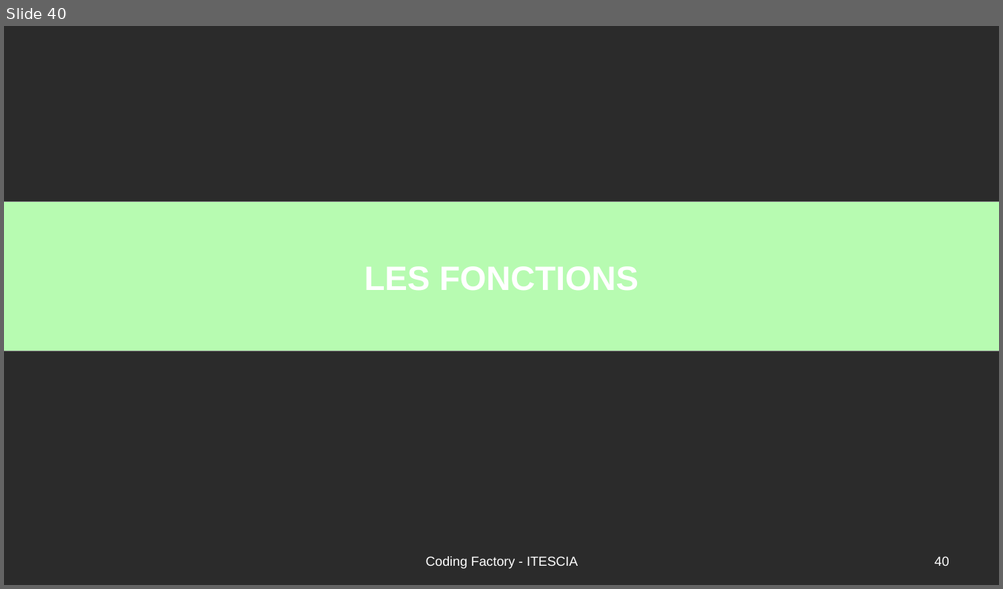
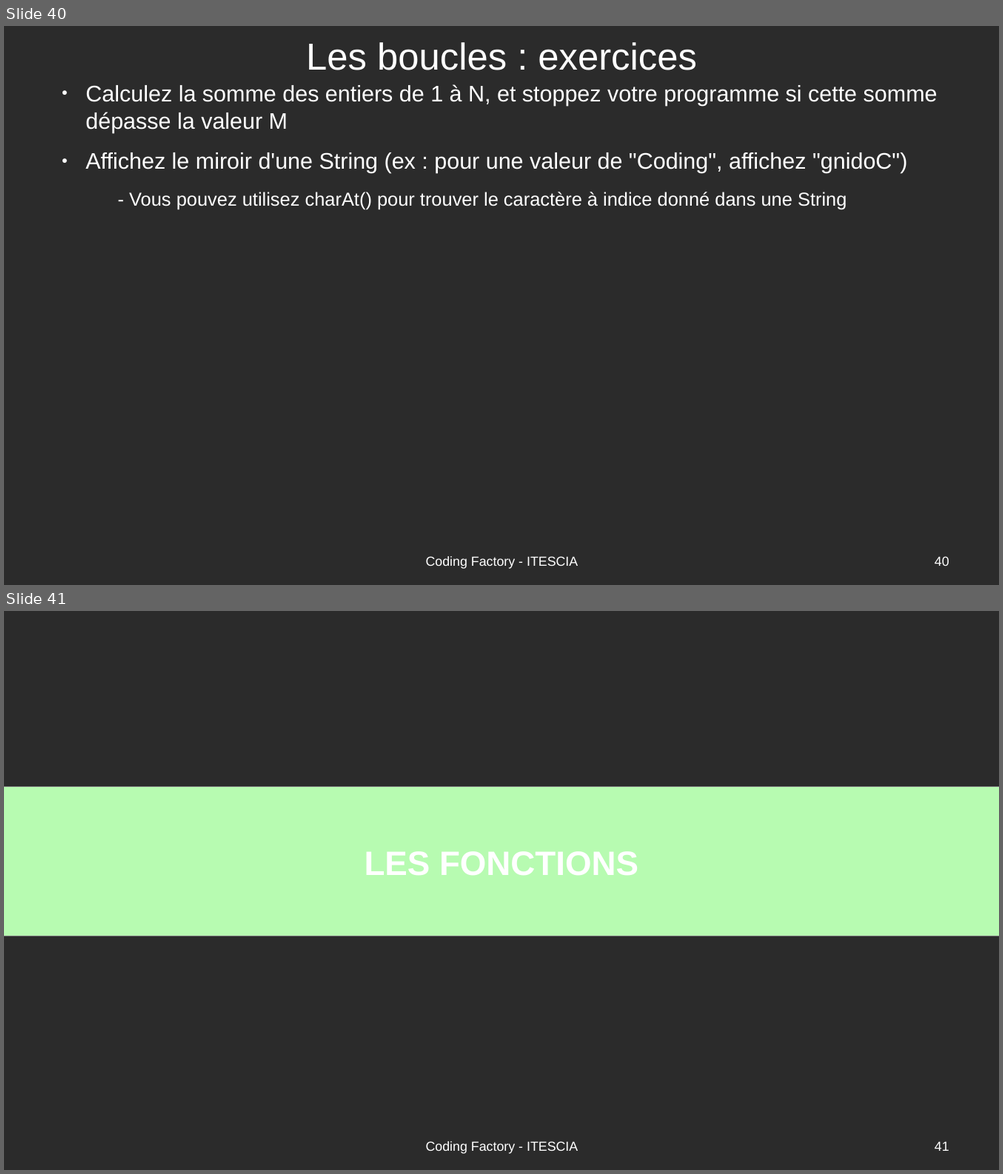
Before and after one commit to Romuald78/codingdojo_studentplugin, a slide deck: resources/doc/piscine_codingfactory-cours.odp. Shown one above the other, each under a label of ours: slide 40 before the commit, slides 40 and 41 after it. The pictures are 1003x589 and 1003x1174 pixels, drawn with LibreOffice and Linux fonts; fonts in the diff are those of the drawing; background and template pictures are left out; a plain dark background stands for a picture behind light text. Boxes give left, top, right and bottom in pixels: in the first picture for what was removed or moved away, otherwise in the second. Text is boxed around its words. In the diff, an @@ line names an element or a change of style, - is before the commit and + after.

Commit message:
Update cours exercices

```diff
--- a/resources/doc/piscine_codingfactory-cours.odp
+++ b/resources/doc/piscine_codingfactory-cours.odp
@@ slide 40 added at [4, 26, 999, 585], background picture (left out) @@
@@ title added at [306, 42, 696, 70], 40 pt, text #FFFFFF @@
+Les boucles : exercices
@@ text added at [85, 84, 937, 210], 24 pt, text #FFFFFF @@
+● Calculez la somme des entiers de 1 à N, et stoppez votre programme si cette somme dépasse la valeur M
+● Affichez le miroir d'une String (ex : pour une valeur de "Coding", affichez "gnidoC")
+  - Vous pouvez utilisez charAt() pour trouver le caractère à indice donné dans une String
@@ text added at [426, 557, 578, 569], 14 pt, text #FFFFFF @@
+Coding Factory - ITESCIA
@@ page number added at [934, 557, 949, 566], 14 pt, text #FFFFFF @@
+40
@@ what was slide 40 is now slide 41 @@
@@ page number at [934, 1142, 949, 1151]: text changed @@
-40
+41
```
Also in this commit, not shown: 3 slides changed, 3 other slides added, 1 slide removed.
